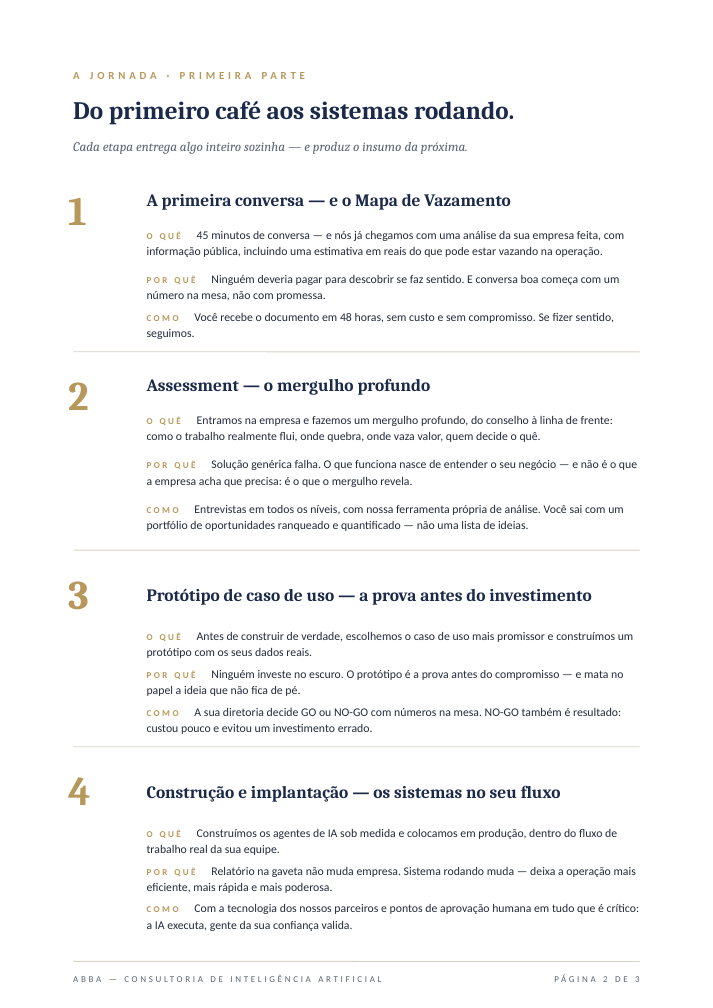
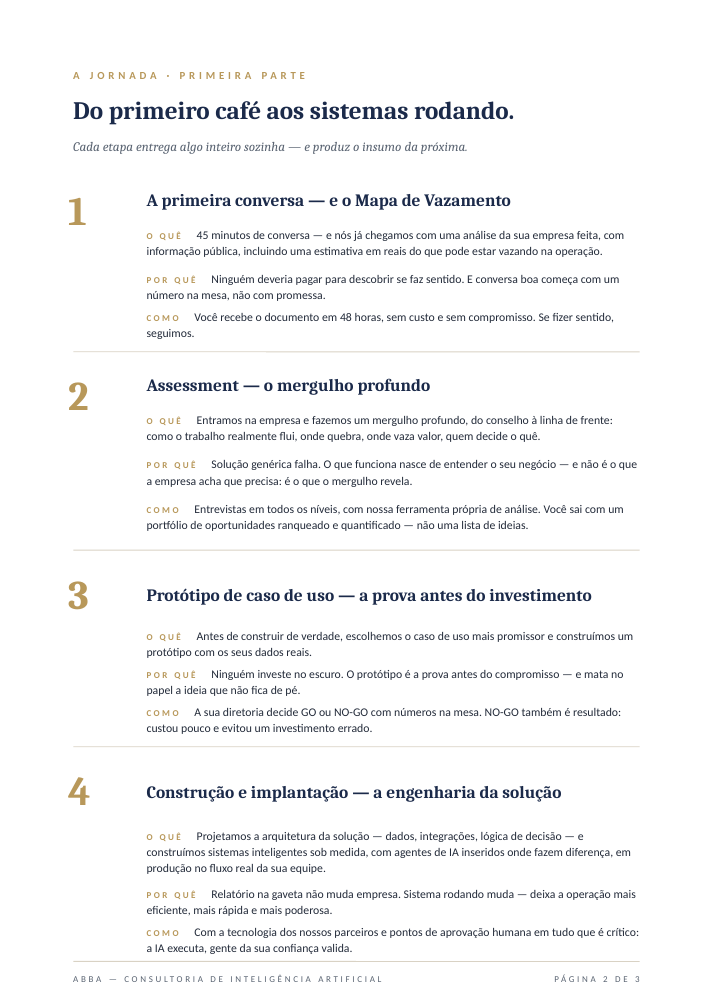
Before and after one commit to DanielMoraesCoca/abba-ops, a slide deck: slide 2 of 08-materiais/modelos/abba-apresentacao.pptx. Drawn at 713x1008 pixels with LibreOffice and Linux fonts; fonts in the diff are those of the drawing. Boxes give left, top, right and bottom in pixels: in the first picture for what was removed or moved away, otherwise in the second. Text is boxed around its words. In the diff, an @@ line names an element or a change of style, - is before the commit and + after.

```diff
--- a/08-materiais/modelos/abba-apresentacao.pptx
+++ b/08-materiais/modelos/abba-apresentacao.pptx
@@ text at (x1=147, y1=786, x2=561, y2=802): text changed @@
-Construção e implantação — os sistemas no seu fluxo
+Construção e implantação — a engenharia da solução
@@ text at (x1=147, y1=832, x2=631, y2=874): text changed @@
-O QUÊ Construímos os agentes de IA sob medida e colocamos em produção, dentro do fluxo de trabalho real da sua equipe.
+O QUÊ Projetamos a arquitetura da solução — dados, integrações, lógica de decisão — e construímos sistemas inteligentes sob medida, com agentes de IA inseridos onde fazem diferença, em produção no fluxo real da sua equipe.
@@ text "POR QUÊ Relatório na gaveta ..." moved from (x1=147, y1=867, x2=636, y2=893) to (x1=147, y1=890, x2=636, y2=916) @@
@@ text "COMO Com a tecnologia dos ..." moved from (x1=147, y1=904, x2=640, y2=931) to (x1=147, y1=928, x2=640, y2=954) @@
```
Also in this commit, not shown: 1 other slide changed, 4 other files.
